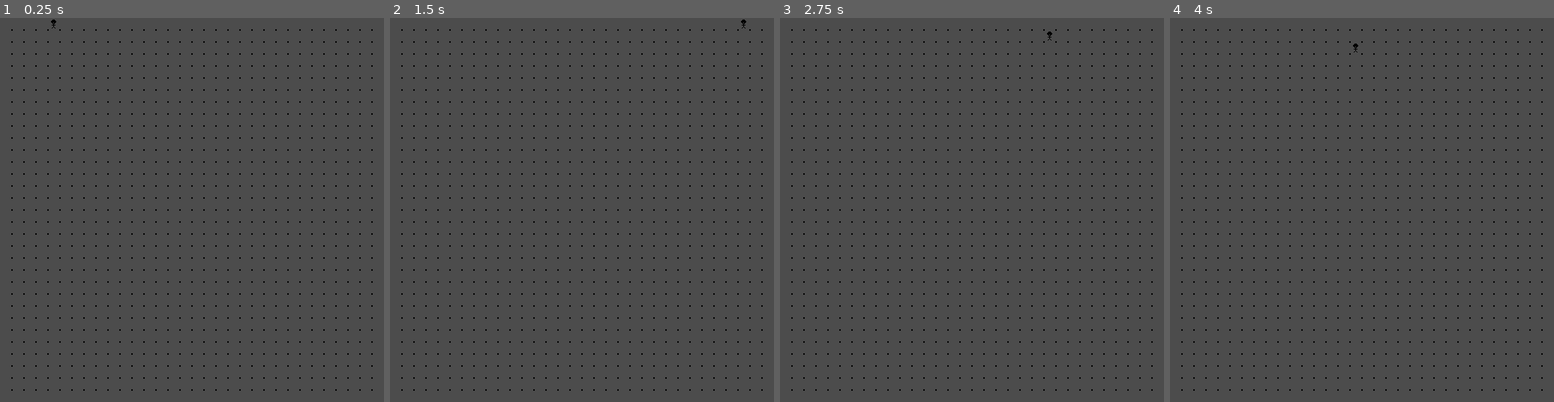
Above: before the commit, frames 1-4 (left to right).
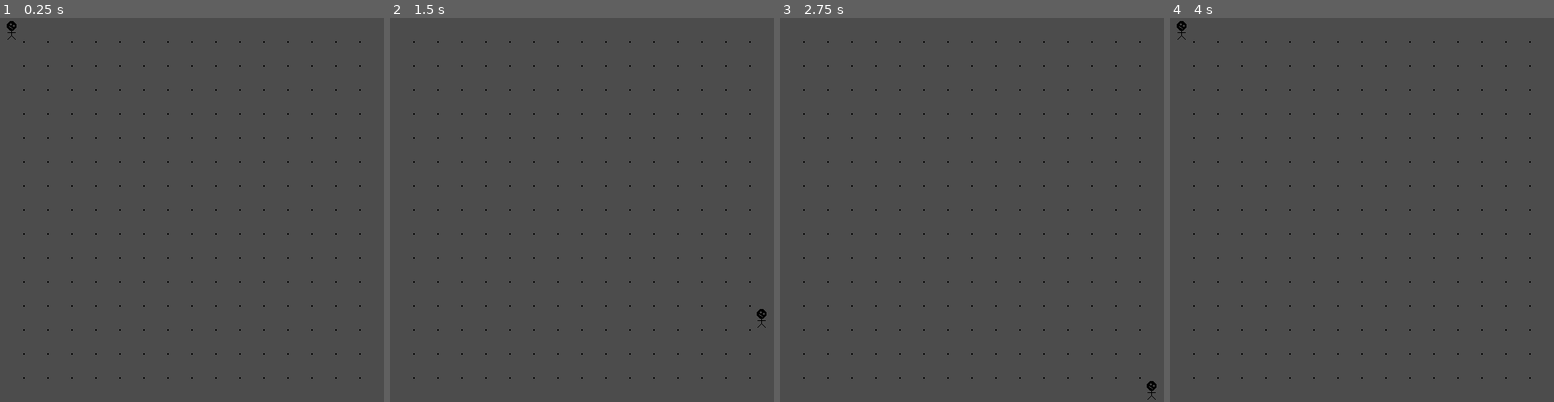
Above: after the commit, the same moments.

Repository: tehAndrew/RogueMine
Game: Godot game, scene res://scenes/Grid.tscn
Two runs of this game, one before a commit and one after it. Both use one fixed random seed, a clock stepped at 60 frames per second and the inputs below.
Inputs:
- Up to frame 1 (0.25 s): no input
- Up to frame 2 (1.5 s): hold Right (ui_right) 0.53-1.28 s; hold Down (ui_down) from 1.28 s (still down)
- Up to frame 3 (2.75 s): tap Enter at 2 s; release Down (ui_down) at 2.03 s; hold Right (ui_right) from 2.03 s (still down)
- Up to frame 4 (4 s): tap Space at 2.75 s; release Right (ui_right) at 2.78 s; hold Up (ui_up) 2.78-3.53 s; tap Enter at 3.5 s; hold Left (ui_left) from 3.53 s (still down)

The runs differ from the first frame. In frame 1, 1.2% of the frame differs, in the area x 1-98%, y 0-98%; in frame 2, 1.2%; in frame 3, 1.2%; in frame 4, 1.2%.

Commit message:
player movement added

Diff:
--- a/project.godot
+++ b/project.godot
@@ -23,11 +23,17 @@
 "class": "GridObject",
 "language": "GDScript",
 "path": "res://scripts/GridObject.gd"
+}, {
+"base": "GridObject",
+"class": "Player",
+"language": "GDScript",
+"path": "res://scripts/Player.gd"
 } ]
 _global_script_class_icons={
 "Grid": "",
 "GridNode": "",
-"GridObject": ""
+"GridObject": "",
+"Player": ""
 }
 
 [application]
--- a/scenes/GridObjects/Mine.tscn
+++ b/scenes/GridObjects/Mine.tscn
@@ -3,7 +3,7 @@
 [ext_resource path="res://scenes/GridObjects/GridObject.tscn" type="PackedScene" id=1]
 [ext_resource path="res://assets/mine_placeholder.png" type="Texture" id=2]
 
-[node name="Mine" index="0" instance=ExtResource( 1 )]
+[node name="Mine" instance=ExtResource( 1 )]
 type = "Mine"
 
 [node name="Sprite" parent="." index="0"]
--- a/scenes/GridObjects/Player.tscn
+++ b/scenes/GridObjects/Player.tscn
@@ -1,11 +1,11 @@
-[gd_scene load_steps=3 format=2]
+[gd_scene load_steps=4 format=2]
 
 [ext_resource path="res://scenes/GridObjects/GridObject.tscn" type="PackedScene" id=1]
-[ext_resource path="res://assets/player_placeholder.png" type="Texture" id=2]
+[ext_resource path="res://scripts/Player.gd" type="Script" id=2]
+[ext_resource path="res://assets/player_placeholder.png" type="Texture" id=3]
 
 [node name="GridObject" instance=ExtResource( 1 )]
-editor/display_folded = true
-type = "Player"
+script = ExtResource( 2 )
 
 [node name="Sprite" parent="." index="0"]
-texture = ExtResource( 2 )
+texture = ExtResource( 3 )
--- a/scripts/Grid.gd
+++ b/scripts/Grid.gd
@@ -7,20 +7,20 @@
 var _cell_size : Vector2
 var _grid_node_arr : Array
 
-# Temporary
-var p_x = 0
-var p_y = 0
-var timer = 0
-var player = null
-
 # Will be a constructor later
 func _ready():
+	# Init
 	_size = Vector2(512, 512);
-	_cell_amount = Vector2(32, 32)
+	_cell_amount = Vector2(16, 16)
 	_cell_size = Vector2(_size.x / _cell_amount.x, _size.y / _cell_amount.y)
 	_generate_grid_node_arr()
-	player = preload("res://scenes/GridObjects/Player.tscn").instance()
+
+	# Place player - Temporary
+	var player = preload("res://scenes/GridObjects/Player.tscn").instance()
 	_grid_node_arr[0][0].place_object(player)
+
+	# Connect signals
+	player.connect("request_movement", self, "_on_Player_request_movement")
 
 # Helper function, private
 func _generate_grid_node_arr() -> void:
@@ -34,19 +34,29 @@
 			grid_node.uncover() # temporary, all nodes will start covered
 		_grid_node_arr.append(col)
 
+func _on_Player_request_movement(direction, obj_id):
+	var obj_pos = obj_id.get_pos()
+
+	match direction:
+		"right":
+			if (obj_pos.x + 1 < _cell_amount.x):
+				_grid_node_arr[obj_pos.x][obj_pos.y].take_object(obj_id)
+				_grid_node_arr[obj_pos.x + 1][obj_pos.y].place_object(obj_id)
+		"left":
+			if (obj_pos.x - 1 >= 0):
+				_grid_node_arr[obj_pos.x][obj_pos.y].take_object(obj_id)
+				_grid_node_arr[obj_pos.x - 1][obj_pos.y].place_object(obj_id)
+		"down":
+			if (obj_pos.y + 1 < _cell_amount.y):
+				_grid_node_arr[obj_pos.x][obj_pos.y].take_object(obj_id)
+				_grid_node_arr[obj_pos.x][obj_pos.y + 1].place_object(obj_id)
+		"up":
+			if (obj_pos.y - 1 >= 0):
+				_grid_node_arr[obj_pos.x][obj_pos.y].take_object(obj_id)
+				_grid_node_arr[obj_pos.x][obj_pos.y - 1].place_object(obj_id)
+
 # Debug
 func _draw():
 	for x in range(1, _cell_amount.x):
 		for y in range(1, _cell_amount.y):
 			draw_circle (Vector2(x * _cell_size.x, y * _cell_size.y), 1, Color(0, 0, 0))
-
-# Temporary
-func _process(delta):
-	if (timer >= 0.05):
-		_grid_node_arr[p_x][p_y].take_object(player)
-		if (p_x == _cell_amount.x - 1):
-			p_y = fmod((p_y + 1), _cell_amount.y)
-		p_x = fmod((p_x + 1), _cell_amount.x)
-		_grid_node_arr[p_x][p_y].place_object(player)
-		timer = 0;
-	timer += delta
--- a/scripts/GridNode.gd
+++ b/scripts/GridNode.gd
@@ -18,6 +18,12 @@
 	_size = size
 	set_position(pos)
 
+# Private helpers
+func _grid_pos() -> Vector2:
+	# All grid nodes in the same grid are of the same size. Therefore _size can be used to
+	# get the position the grid node has in the grid.
+	return Vector2(floor(position.x / _size.x), floor(position.y / _size.y))
+
 # Uncover node, all contained objects will become visible. There is no need to cover the node
 # again because of the nature of minesweeper.
 func uncover() -> void:
@@ -32,6 +38,9 @@
 	else:
 		grid_object.uncover()
 
+	# All grid nodes in the same grid will have the same size, therefore size can be used to
+	# to get grid position.
+	grid_object.set_pos(_grid_pos())
 	grid_object.resize_sprite(_size)
 
 	add_child(grid_object)
--- a/scripts/GridObject.gd
+++ b/scripts/GridObject.gd
@@ -7,12 +7,22 @@
 
 const SPRITE_INDX = 0
 
-# Private member
-export (String) var type setget , get_type;
+# Exports
+export (String) var type setget , get_type
+
+# Private members
+var _pos : Vector2 setget set_pos, get_pos
+
+# Setters
+func set_pos(pos : Vector2) -> void:
+	_pos = pos
 
 # Getters
 func get_type() -> String:
-	return type;
+	return type
+
+func get_pos() -> Vector2:
+	return _pos
 
 # Hide sprite.
 func cover() -> void:
--- /dev/null
+++ b/scripts/Player.gd
@@ -0,0 +1,15 @@
+extends GridObject
+
+class_name Player
+
+signal request_movement(direction, obj_id)
+
+func _process(delta):
+	if (Input.is_action_pressed("ui_right")):
+		emit_signal("request_movement", "right", self)
+	elif (Input.is_action_pressed("ui_left")):
+		emit_signal("request_movement", "left", self)
+	elif (Input.is_action_pressed("ui_down")):
+		emit_signal("request_movement", "down", self)
+	elif (Input.is_action_pressed("ui_up")):
+		emit_signal("request_movement", "up", self)
